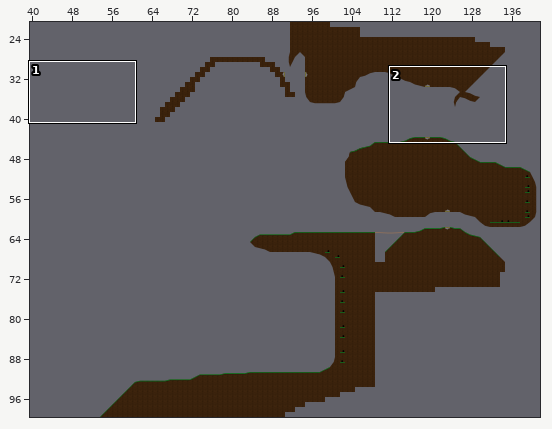
Level history. Tiled map: Code/GravWalker.Content/maps/testmap2.tmx. The first picture is a wide view before the edit; the outline marks the close-up.
Close-up. First the earlier version:
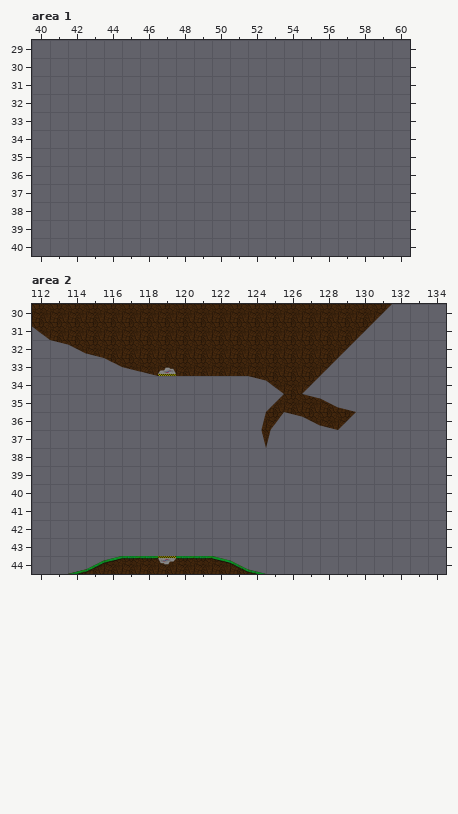
Cells are 128x128 px. Shown: area 1 x 40..60, y 29..40; area 2 x 112..134, y 30..44. The commit also changed other parts of the map, which this record leaves out.
The result:
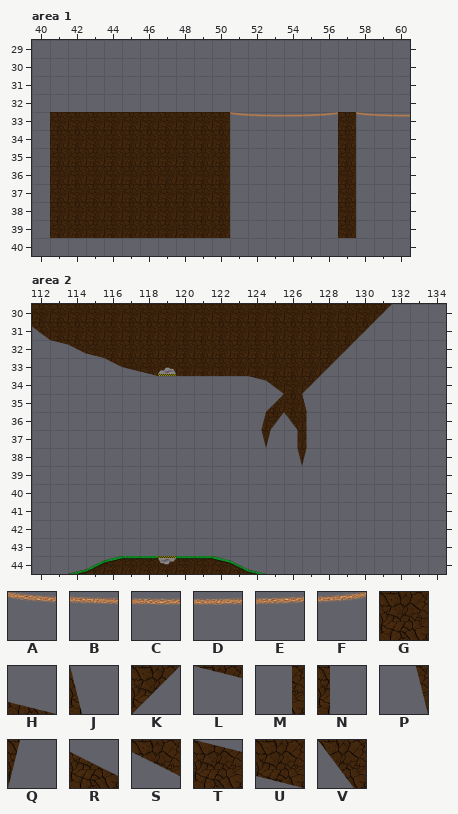
Key: from "moretiles": A 0, B 1, C 2, D 3, E 4, F 5; from "testtiles": G 1, H 5, J 7, K 10, L 11, M 14, N 15, P 22, Q 23, R 35, S 42, T 65, U 72, V 92.
_ is an empty cell.
What changed:
Layer "Collision", area 1:
The edit adds tile A in row 33 at x 51 and 58.
The edit adds tile B in row 33 at x 52 and 59.
The edit adds tile C in row 33 at x 53 and 60.
The edit adds tile D in row 33 at x 54.
The edit adds tile E in row 33 at x 55.
The edit adds tile F in row 33 at x 56.
The edit adds tile G in row 33 at x 41 to 50.
Layer "Non-Collision", area 1:
The edit adds tile G in row 33 at x 57; in rows 34 to 39 at x 41 to 50 and 57.
Layer "Collision", area 2:
Tile T gives way to tile J in row 35 at x 127.
The edit adds tile M in row 37 at x 126.
Tile S gives way to tile N in row 36 at x 127.
The edit adds tile N in row 37 at x 127.
The edit adds tile P in row 38 at x 126.
The edit adds tile Q in row 38 at x 127.
Tile L gives way to tile V in row 36 at x 126.
The author cleared tile H in row 35 at x 129.
The author cleared tile K in row 36 at x 129.
The author cleared tile R in row 35 at x 128.
The author cleared tile U in row 36 at x 128.
Layer "Non-Collision", area 2:
The edit adds tile J in row 35 at x 127.
Changed places in both close-ups, as pixel boxes (x1, y1, x2, y2):
added: (50, 112, 410, 238)
changed: (284, 394, 356, 466)
